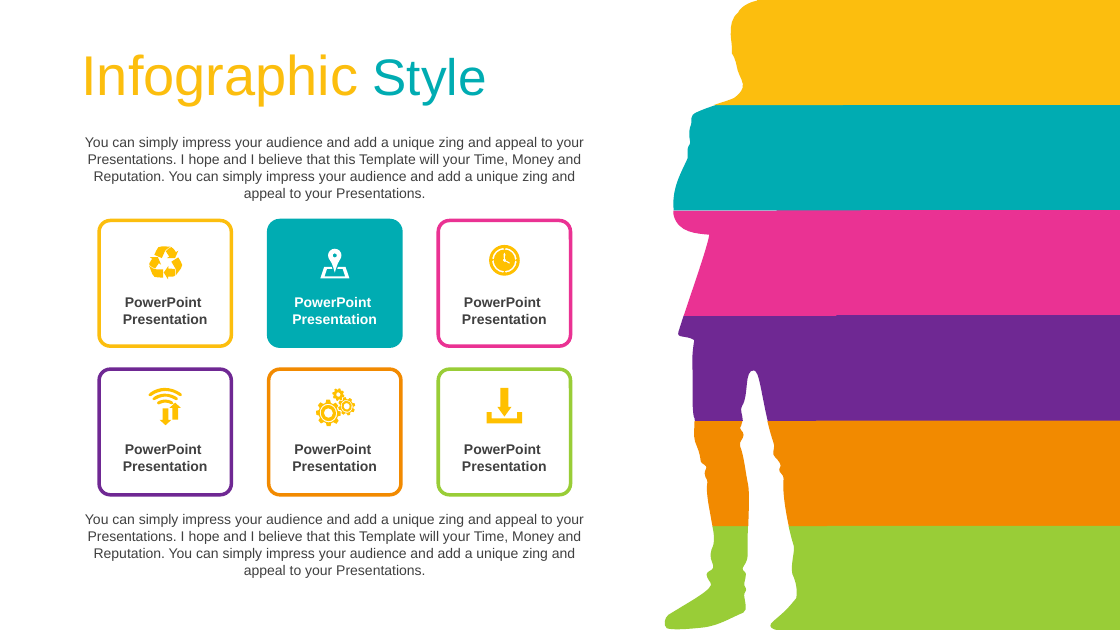
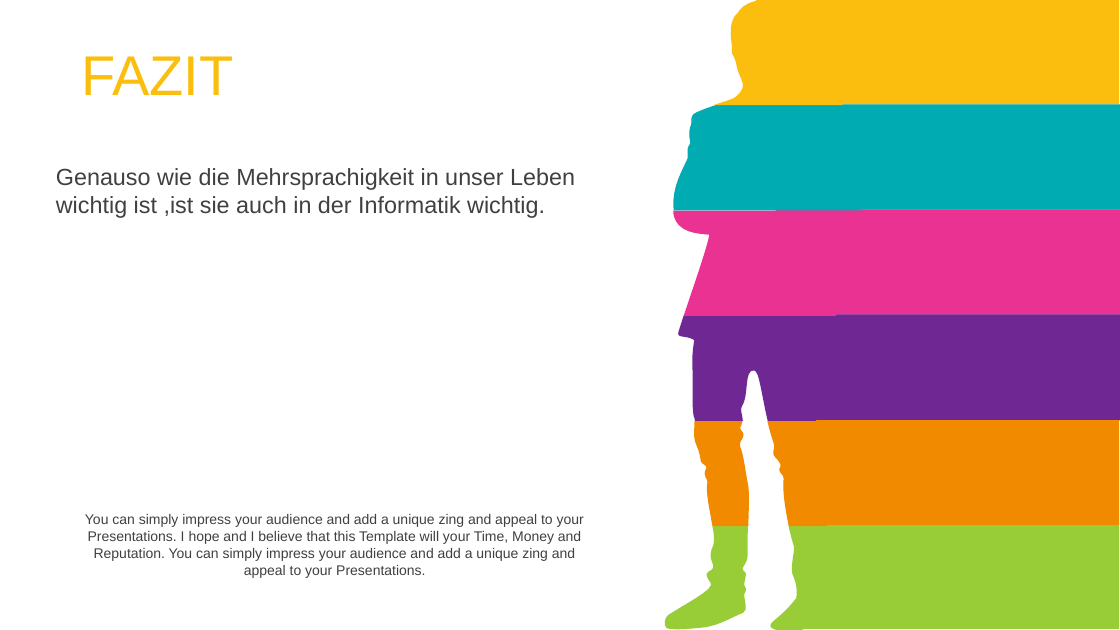
Before and after one commit to Eyssamsh/gui, a slide deck: slide 20 of guiProjekt/downloads/Final Präsentation Mehrsprachigkeit.pptx (slide 19 before the commit). Drawn at 1120x630 pixels with LibreOffice and Linux fonts; fonts in the diff are those of the drawing. Boxes give left, top, right and bottom in pixels: in the first picture for what was removed or moved away, otherwise in the second. Text is boxed around its words. In the diff, an @@ line names an element or a change of style, - is before the commit and + after.

```diff
--- a/guiProjekt/downloads/Final Präsentation Mehrsprachigkeit.pptx
+++ b/guiProjekt/downloads/Final Präsentation Mehrsprachigkeit.pptx
@@ text at (x1=81, y1=56, x2=233, y2=95): text changed @@
-Infographic Style
+FAZIT
@@ text at (x1=56, y1=168, x2=575, y2=218): text changed; size 12 to 20 pt @@
-You can simply impress your audience and add a unique zing and appeal to your Presentations. I hope and I believe that this Template will your Time, Money and Reputation. You can simply impress your audience and add a unique zing and appeal to your Presentations.
+Genauso wie die Mehrsprachigkeit in unser Leben wichtig ist ,ist sie auch in der Informatik wichtig.
@@ rounded rectangle removed at (x1=99, y1=221, x2=231, y2=347) @@
@@ rounded rectangle removed at (x1=269, y1=221, x2=401, y2=347) @@
@@ rounded rectangle removed at (x1=439, y1=221, x2=571, y2=347) @@
@@ freeform shape removed at (x1=142, y1=240, x2=188, y2=286) @@
@@ freeform shape removed at (x1=320, y1=249, x2=350, y2=278) @@
@@ freeform shape removed at (x1=489, y1=245, x2=520, y2=276) @@
@@ text removed at (x1=123, y1=297, x2=208, y2=324) @@
-PowerPoint Presentation
@@ text removed at (x1=292, y1=297, x2=377, y2=324) @@
-PowerPoint Presentation
@@ text removed at (x1=462, y1=297, x2=547, y2=324) @@
-PowerPoint Presentation
@@ rounded rectangle removed at (x1=99, y1=369, x2=231, y2=495) @@
@@ freeform shape removed at (x1=149, y1=388, x2=182, y2=425) @@
@@ rounded rectangle removed at (x1=269, y1=369, x2=401, y2=495) @@
@@ freeform shape removed at (x1=311, y1=385, x2=359, y2=430) @@
@@ rounded rectangle removed at (x1=439, y1=369, x2=571, y2=495) @@
@@ freeform shape removed at (x1=486, y1=388, x2=522, y2=423) @@
@@ text removed at (x1=123, y1=444, x2=208, y2=471) @@
-PowerPoint Presentation
@@ text removed at (x1=292, y1=444, x2=377, y2=471) @@
-PowerPoint Presentation
@@ text removed at (x1=462, y1=444, x2=547, y2=471) @@
-PowerPoint Presentation
```
Also in this commit, not shown: 2 other slides changed, 6 slides added, 40 slides removed, 1 other file.
